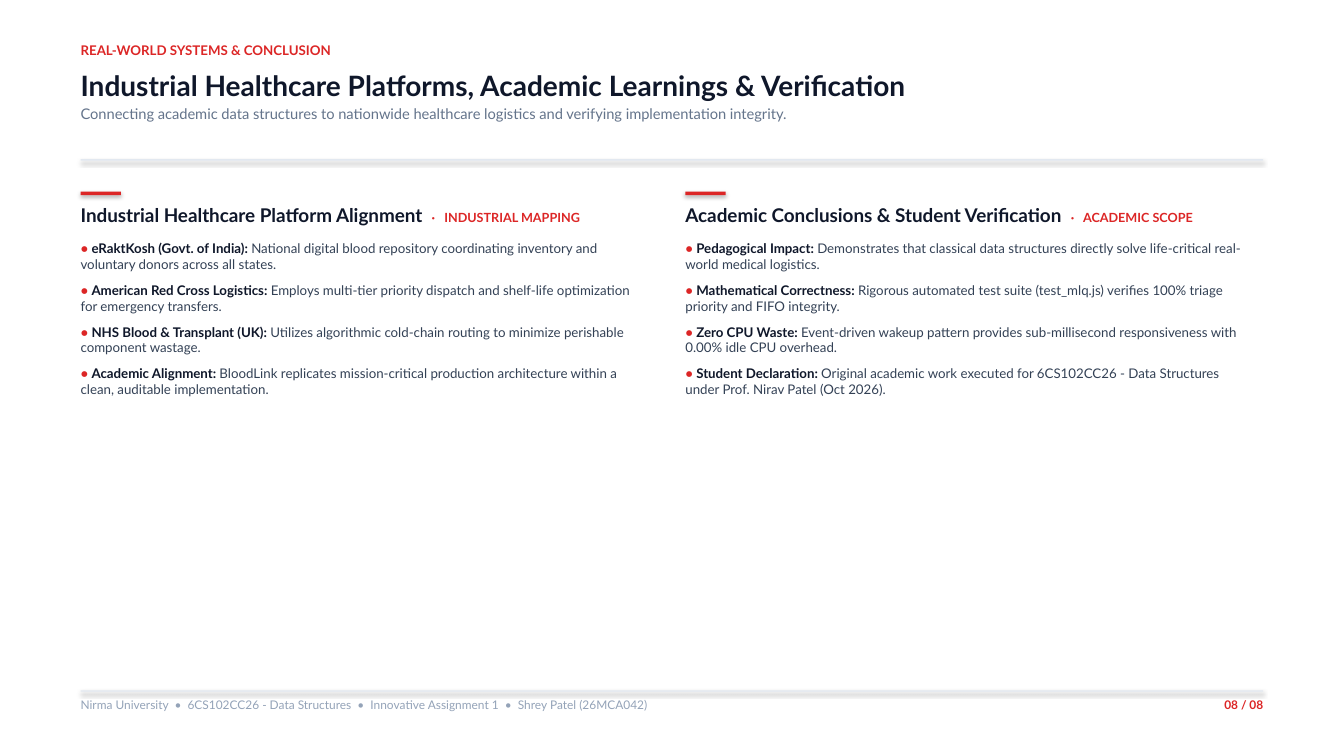
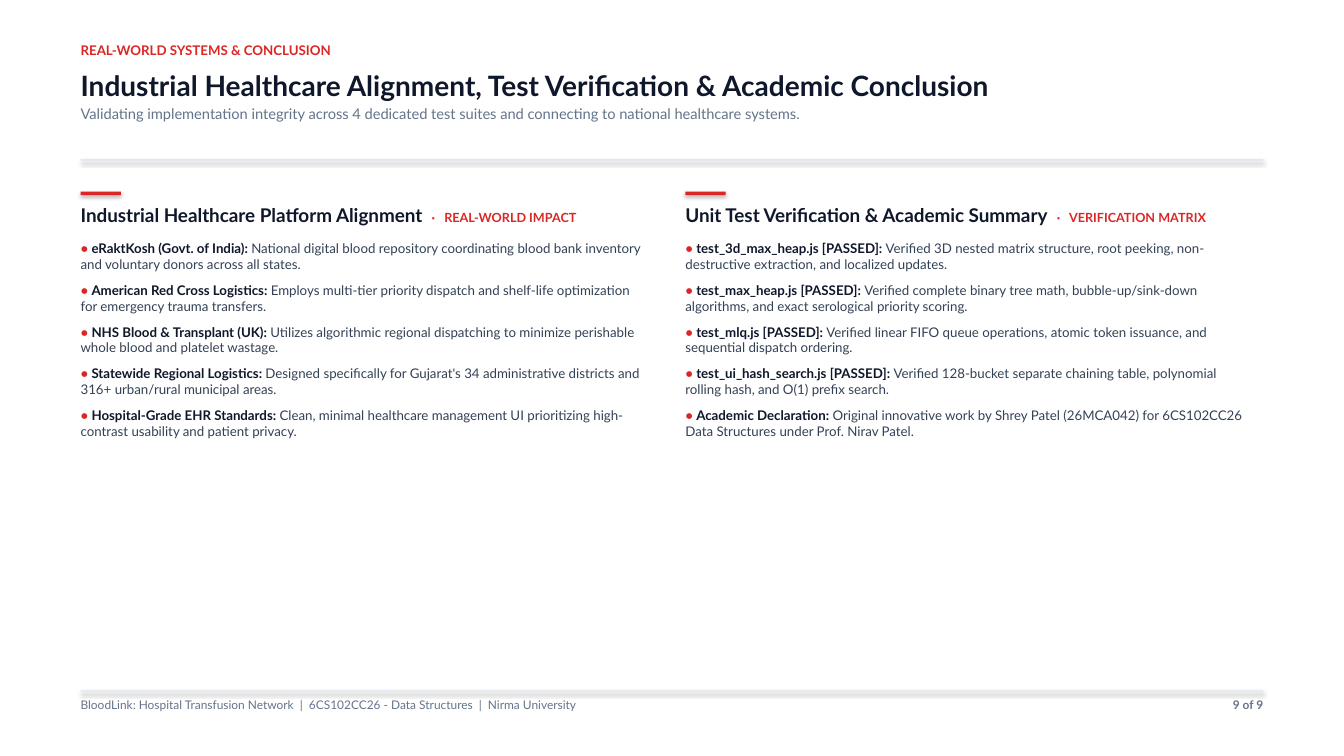
Before and after one commit to Shrey113/DS-Assignment-1, a slide deck: slide 9 of _out/26MCA042_Assignment_1_Presentation.pptx (slide 8 before the commit). Drawn at 1344x756 pixels with LibreOffice and Linux fonts; fonts in the diff are those of the drawing. Boxes give left, top, right and bottom in pixels: in the first picture for what was removed or moved away, otherwise in the second. Text is boxed around its words. In the diff, an @@ line names an element or a change of style, - is before the commit and + after.

```diff
--- a/_out/26MCA042_Assignment_1_Presentation.pptx
+++ b/_out/26MCA042_Assignment_1_Presentation.pptx
@@ text at (81, 75, 989, 122): text changed @@
-Industrial Healthcare Platforms, Academic Learnings & Verification
-Connecting academic data structures to nationwide healthcare logistics and verifying implementation integrity.
+Industrial Healthcare Alignment, Test Verification & Academic Conclusion
+Validating implementation integrity across 4 dedicated test suites and connecting to national healthcare systems.
@@ text at (81, 208, 640, 439): text changed @@
-Industrial Healthcare Platform Alignment · INDUSTRIAL MAPPING
-• eRaktKosh (Govt. of India): National digital blood repository coordinating inventory and voluntary donors across all states.
-• American Red Cross Logistics: Employs multi-tier priority dispatch and shelf-life optimization for emergency transfers.
-• NHS Blood & Transplant (UK): Utilizes algorithmic cold-chain routing to minimize perishable component wastage.
-• Academic Alignment: BloodLink replicates mission-critical production architecture within a clean, auditable implementation.
+Industrial Healthcare Platform Alignment · REAL-WORLD IMPACT
+• eRaktKosh (Govt. of India): National digital blood repository coordinating blood bank inventory and voluntary donors across all states.
+• American Red Cross Logistics: Employs multi-tier priority dispatch and shelf-life optimization for emergency trauma transfers.
+• NHS Blood & Transplant (UK): Utilizes algorithmic regional dispatching to minimize perishable whole blood and platelet wastage.
+• Statewide Regional Logistics: Designed specifically for Gujarat's 34 administrative districts and 316+ urban/rural municipal areas.
+• Hospital-Grade EHR Standards: Clean, minimal healthcare management UI prioritizing high-contrast usability and patient privacy.
@@ text at (685, 208, 1242, 436): text changed @@
-Academic Conclusions & Student Verification · ACADEMIC SCOPE
-• Pedagogical Impact: Demonstrates that classical data structures directly solve life-critical real-world medical logistics.
-• Mathematical Correctness: Rigorous automated test suite (test_mlq.js) verifies 100% triage priority and FIFO integrity.
-• Zero CPU Waste: Event-driven wakeup pattern provides sub-millisecond responsiveness with 0.00% idle CPU overhead.
-• Student Declaration: Original academic work executed for 6CS102CC26 - Data Structures under Prof. Nirav Patel (Oct 2026).
+Unit Test Verification & Academic Summary · VERIFICATION MATRIX
+• test_3d_max_heap.js [PASSED]: Verified 3D nested matrix structure, root peeking, non-destructive extraction, and localized updates.
+• test_max_heap.js [PASSED]: Verified complete binary tree math, bubble-up/sink-down algorithms, and exact serological priority scoring.
+• test_mlq.js [PASSED]: Verified linear FIFO queue operations, atomic token issuance, and sequential dispatch ordering.
+• test_ui_hash_search.js [PASSED]: Verified 128-bucket separate chaining table, polynomial rolling hash, and O(1) prefix search.
+• Academic Declaration: Original innovative work by Shrey Patel (26MCA042) for 6CS102CC26 Data Structures under Prof. Nirav Patel.
@@ text at (81, 700, 576, 711): text changed; text colour #94A3B8 to #64748B @@
-Nirma University • 6CS102CC26 - Data Structures • Innovative Assignment 1 • Shrey Patel (26MCA042)
+BloodLink: Hospital Transfusion Network | 6CS102CC26 - Data Structures | Nirma University
@@ text at (1233, 700, 1263, 709): text changed; text colour #DC2626 to #64748B @@
-08 / 08
+9 of 9
```
Also in this commit, not shown: 2 other slides changed, 6 slides added, 5 slides removed, 9 other files.
